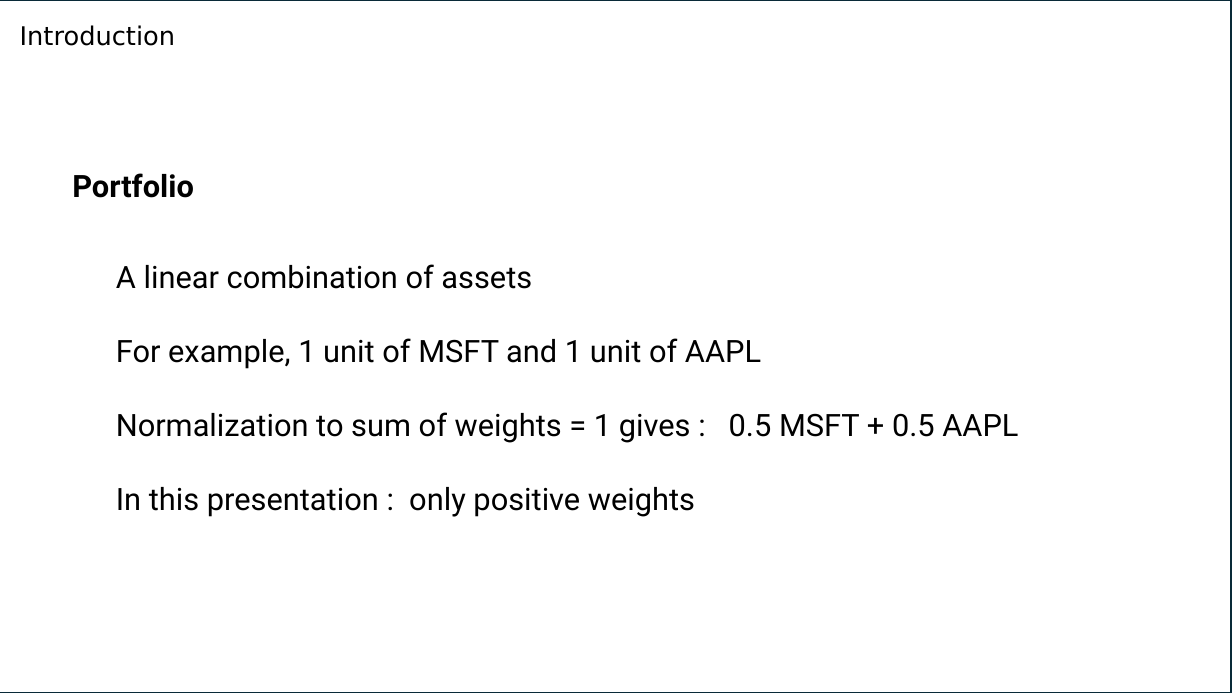
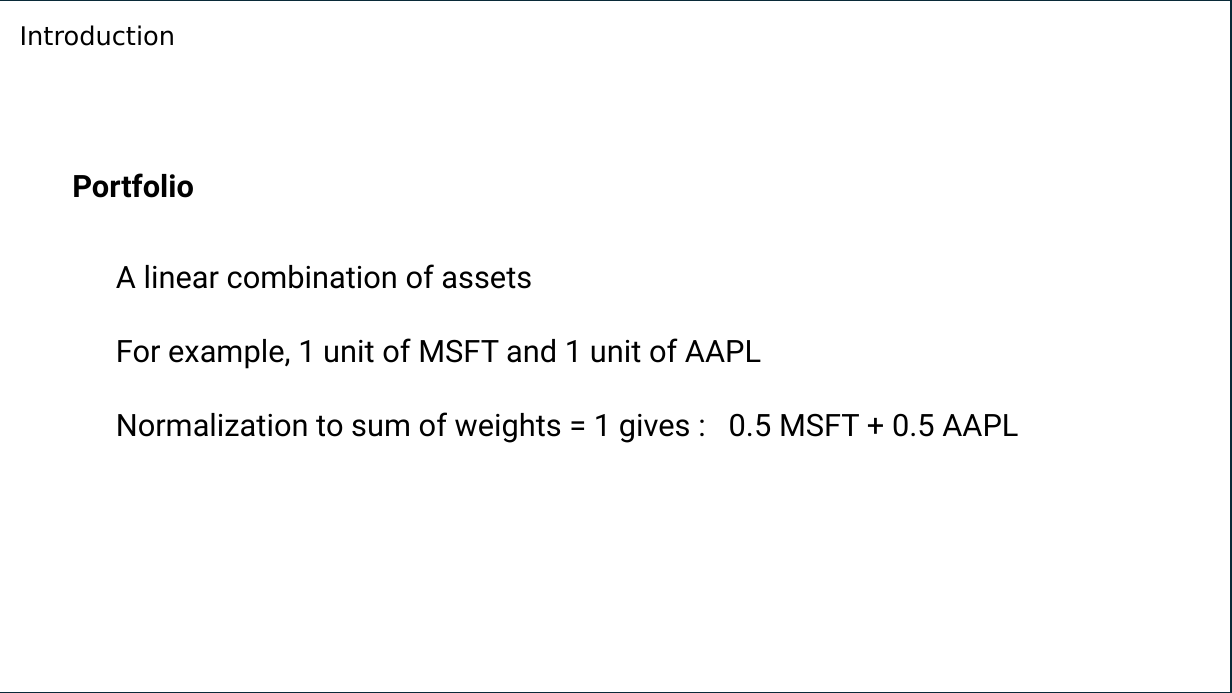
Before and after one commit to fij/btup, a slide deck: slide 7 of MMS_2024_09_10/Farkas_2024_09_10.pptx. Drawn at 1232x693 pixels with LibreOffice and Linux fonts; fonts in the diff are those of the drawing; background and template pictures are left out. Boxes give left, top, right and bottom in pixels: in the first picture for what was removed or moved away, otherwise in the second. Text is boxed around its words. In the diff, an @@ line names an element or a change of style, - is before the commit and + after.

```diff
--- a/MMS_2024_09_10/Farkas_2024_09_10.pptx
+++ b/MMS_2024_09_10/Farkas_2024_09_10.pptx
@@ text at (116, 487, 695, 517): paragraph removed @@
-In this presentation : only positive weights
```
